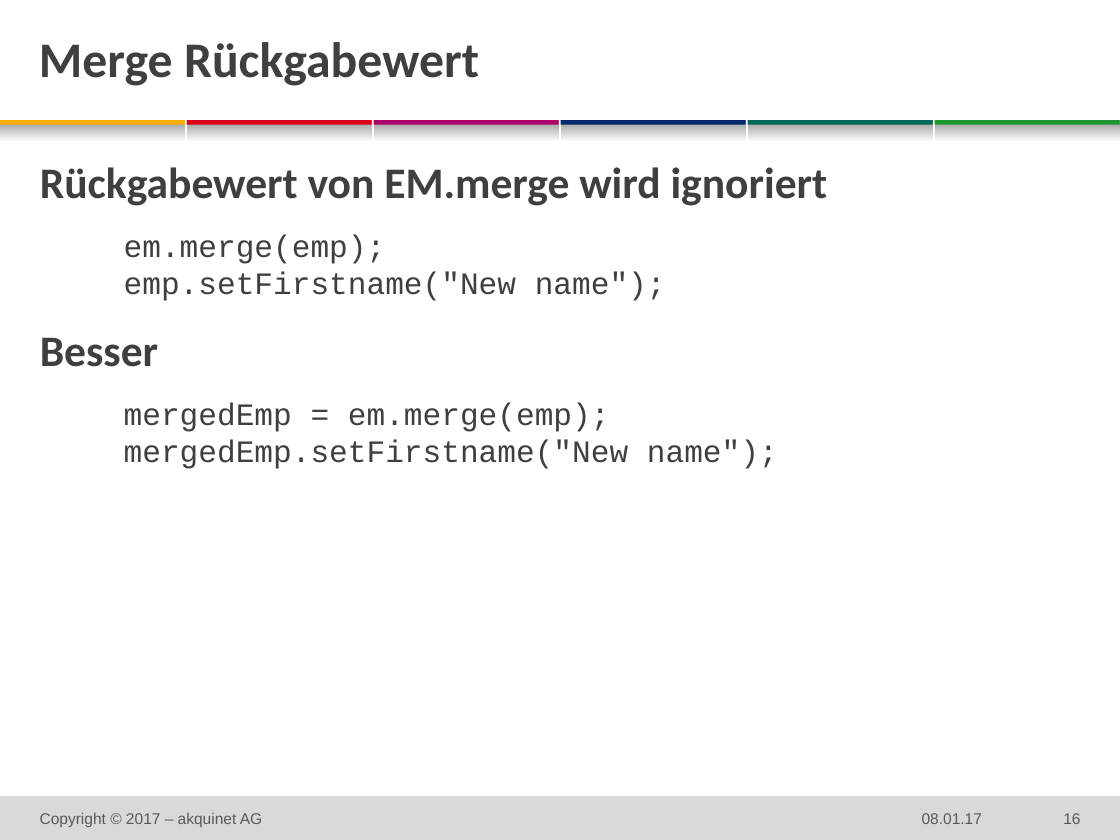
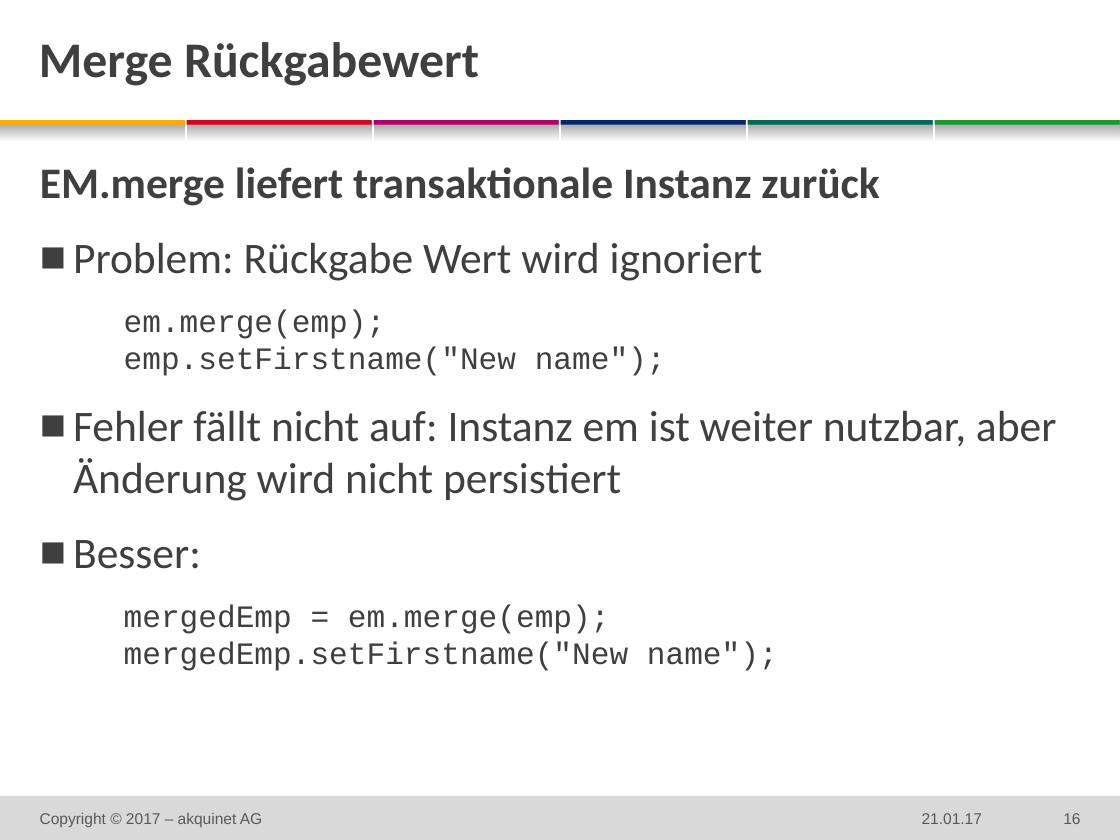
Before and after one commit to techatspree/jpapitfalls, a slide deck: slide 16 of 2016-xx-xx DF JPA Pitfalls.pptx. Drawn at 1120x840 pixels with LibreOffice and Linux fonts; fonts in the diff are those of the drawing; background and template pictures are left out. Boxes give left, top, right and bottom in pixels: in the first picture for what was removed or moved away, otherwise in the second. Text is boxed around its words. In the diff, an @@ line names an element or a change of style, - is before the commit and + after.

Commit message:
Foliensatz weiter ausgearbeitet

```diff
--- a/2016-xx-xx DF JPA Pitfalls.pptx
+++ b/2016-xx-xx DF JPA Pitfalls.pptx
@@ text at bbox=[40, 167, 879, 281]: text changed @@
-  Rückgabewert von EM.merge wird ignoriert
+  EM.merge liefert transaktionale Instanz zurück
+  ■ Problem: Rückgabe Wert wird ignoriert
@@ text at bbox=[73, 410, 1057, 569]: text changed; bold off @@
-  Besser
+  ■ Fehler fällt nicht auf: Instanz em ist weiter nutzbar, aber Änderung wird nicht persistiert
+  ■ Besser:
@@ text at bbox=[922, 813, 982, 824]: text changed @@
-08.01.17
+21.01.17
```
Also in this commit, not shown: 16 other slides changed, 1 other file.
